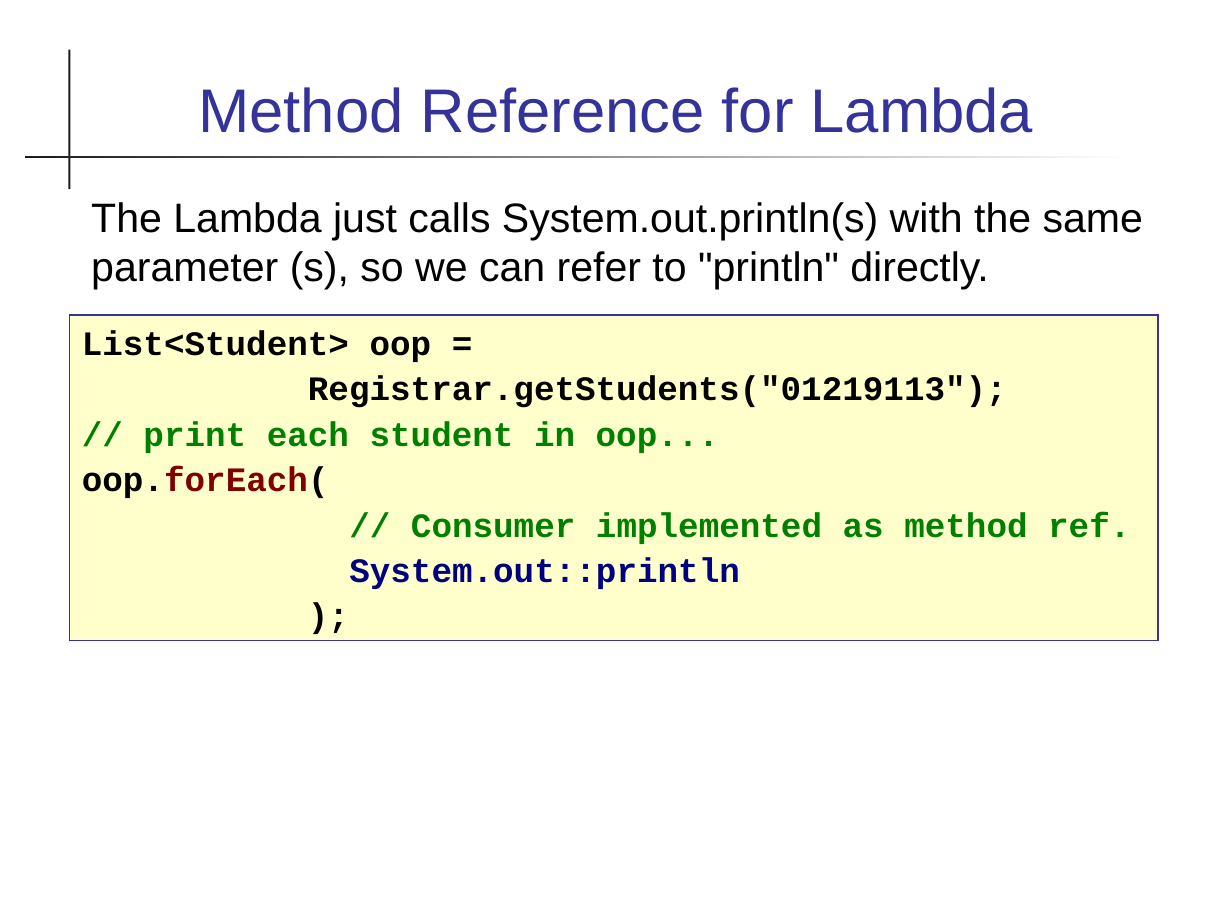
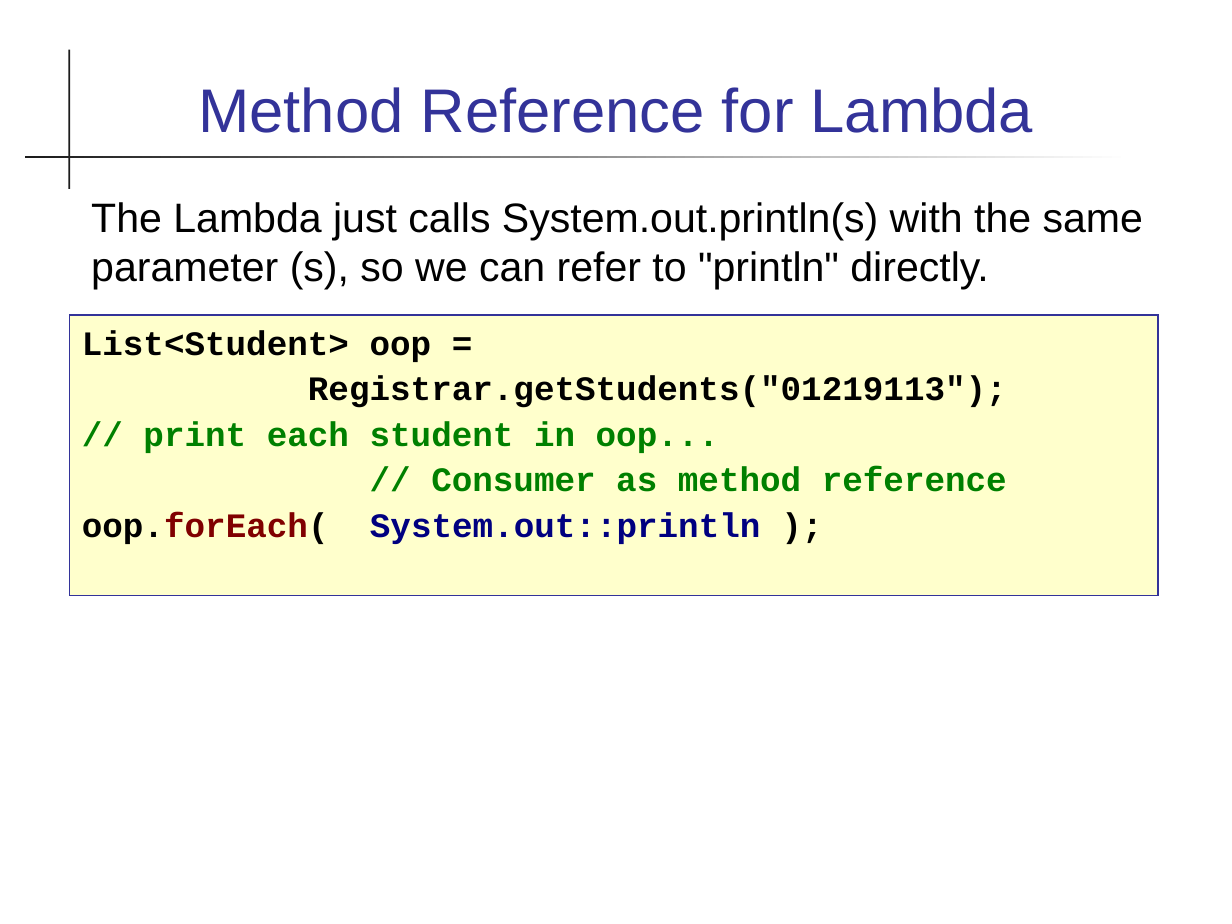
Before and after one commit to skeoop/skeoop.github.io, a slide deck: slide 10 of week13/Java-8-Features.ppt (slide 9 before the commit). Drawn at 1232x924 pixels with LibreOffice and Linux fonts; fonts in the diff are those of the drawing. Boxes give left, top, right and bottom in pixels: in the first picture for what was removed or moved away, otherwise in the second. Text is boxed around its words. In the diff, an @@ line names an element or a change of style, - is before the commit and + after.

```diff
--- a/week13/Java-8-Features.ppt
+++ b/week13/Java-8-Features.ppt
@@ rectangle "List<Student> oop =": place and size @@
-rectangle "List<Student> oop =" at [70, 315, 1158, 641]
+rectangle "List<Student> oop =" at [70, 315, 1158, 596]
@@ text in rectangle at [82, 466, 1007, 544]: text changed @@
-oop.forEach(
-// Consumer implemented as method ref.
-System.out::println
-);
+// Consumer as method reference
+oop.forEach( System.out::println );
```
Also in this commit, not shown: 5 other slides changed, 1 slide added, 7 other files.
